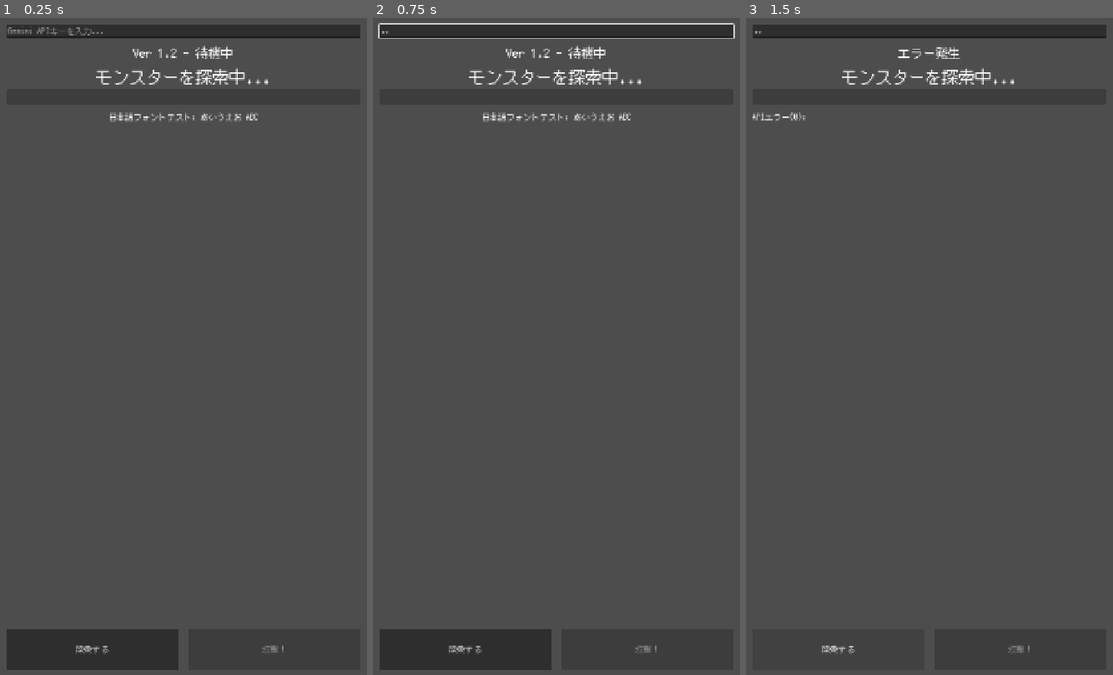
Above: before the commit, frames 1-3 (left to right).
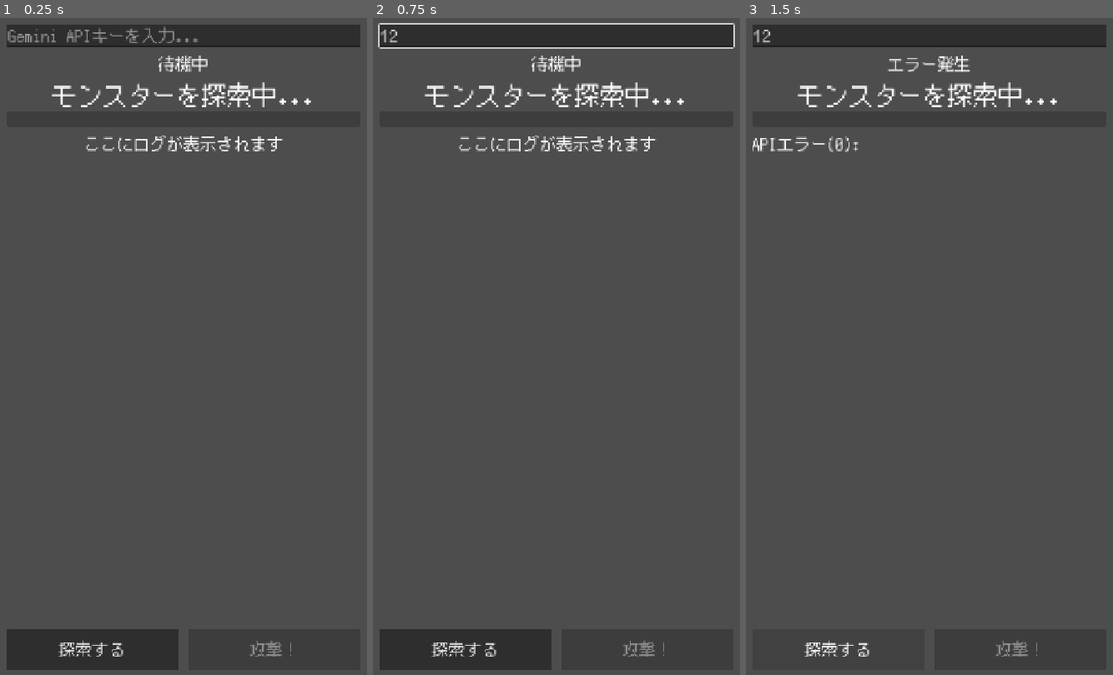
Above: after the commit, the same moments.

Repository: Usobanana/antigravity-aitest001
Game: Godot game, scene res://scenes/main.tscn
Two runs of this game, one before a commit and one after it. Both use one fixed random seed, a clock stepped at 60 frames per second and the inputs below.
Inputs (mouse positions are in pixels of both pictures, inside the frame that each line leads up to):
- Up to frame 1 (0.25 s): no input
- Up to frame 2 (0.75 s): click (556, 31) at 0.52 s; type "12" at 0.6 s
- Up to frame 3 (1.5 s): click "探索する" at 1.25 s

The runs differ from the first frame. In frame 1, 4.0% of the frame differs, in the area x 1-99%, y 1-98%; in frame 2, 4.2%; in frame 3, 3.4%.

Commit message:
fix: increase font size for mobile and implement API key persistence

Diff:
--- a/新しいゲームプロジェクト/scripts/main.gd
+++ b/新しいゲームプロジェクト/scripts/main.gd
@@ -10,20 +10,57 @@
 @onready var spawn_button = $UI/Buttons/SpawnButton
 @onready var attack_button = $UI/Buttons/AttackButton
 @onready var api_key_input = $UI/APIKeyInput
+const SAVE_PATH = "user://settings.cfg"
 
 var current_monster = {}
 var player_hp = 100
 
 func _ready():
-	# バージョン表示を追加してキャッシュ更新を確認
-	status_label.text = "Ver 1.2 - 待機中"
-	log_label.text = "[center]日本語フォントテスト: あいうえお ABC[/center]"
+	# 日本語フォントとサイズの適用 (モバイル向けに大きく)
+	var jp_font = load("res://fonts/jp_font.ttf")
+	if jp_font:
+		# 全体的にフォントサイズを 32px 以上に拡大
+		var font_size = 32
+		var title_size = 48
+
+		status_label.add_theme_font_override("font", jp_font)
+		status_label.add_theme_font_size_override("font_size", font_size)
+
+		monster_name_label.add_theme_font_override("font", jp_font)
+		monster_name_label.add_theme_font_size_override("font_size", title_size)
+
+		log_label.add_theme_font_override("normal_font", jp_font)
+		log_label.add_theme_font_size_override("normal_font_size", font_size)
+
+		api_key_input.add_theme_font_override("font", jp_font)
+		api_key_input.add_theme_font_size_override("font_size", font_size)
+		# コピペしやすくするために Secret を解除
+		api_key_input.secret = false
+
+		spawn_button.add_theme_font_override("font", jp_font)
+		spawn_button.add_theme_font_size_override("font_size", font_size)
+
+		attack_button.add_theme_font_override("font", jp_font)
+		attack_button.add_theme_font_size_override("font_size", font_size)
 
 	ai_manager.monster_generated.connect(_on_monster_generated)
 	ai_manager.error_occurred.connect(_on_ai_error)
 
 	attack_button.disabled = true
+
+	load_api_key()
 	update_ui()
+
+func load_api_key():
+	var config = ConfigFile.new()
+	var err = config.load(SAVE_PATH)
+	if err == OK:
+		api_key_input.text = config.get_value("api", "key", "")
+
+func save_api_key(key: String):
+	var config = ConfigFile.new()
+	config.set_value("api", "key", key)
+	config.save(SAVE_PATH)
 
 func update_ui():
 	if current_monster.is_empty():
@@ -39,6 +76,8 @@
 	if key.is_empty():
 		status_label.text = "APIキーを入力してください"
 		return
+
+	save_api_key(key) # 保存
 	status_label.text = "AI召喚中..."
 	spawn_button.disabled = true
 	ai_manager.generate_monster(key)
